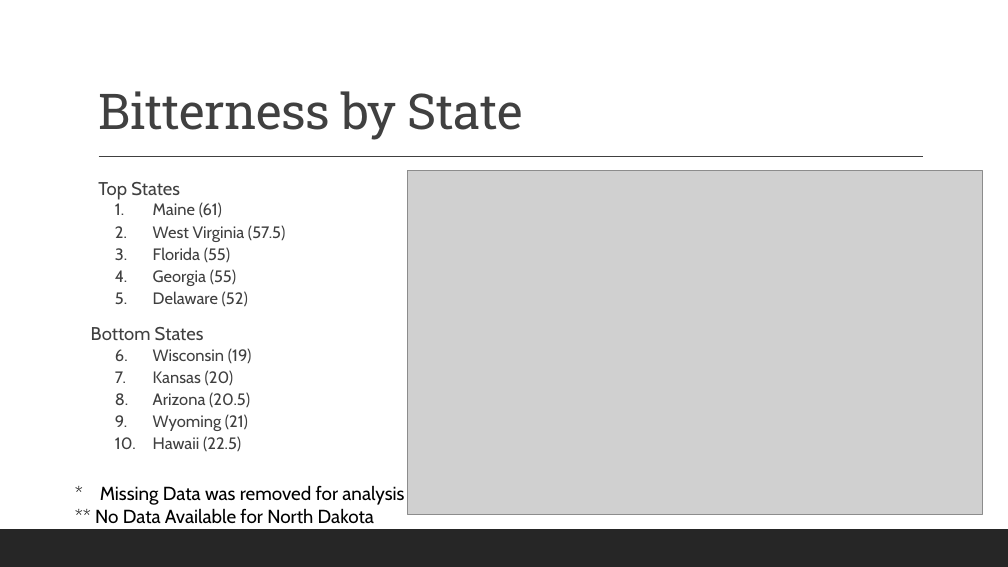
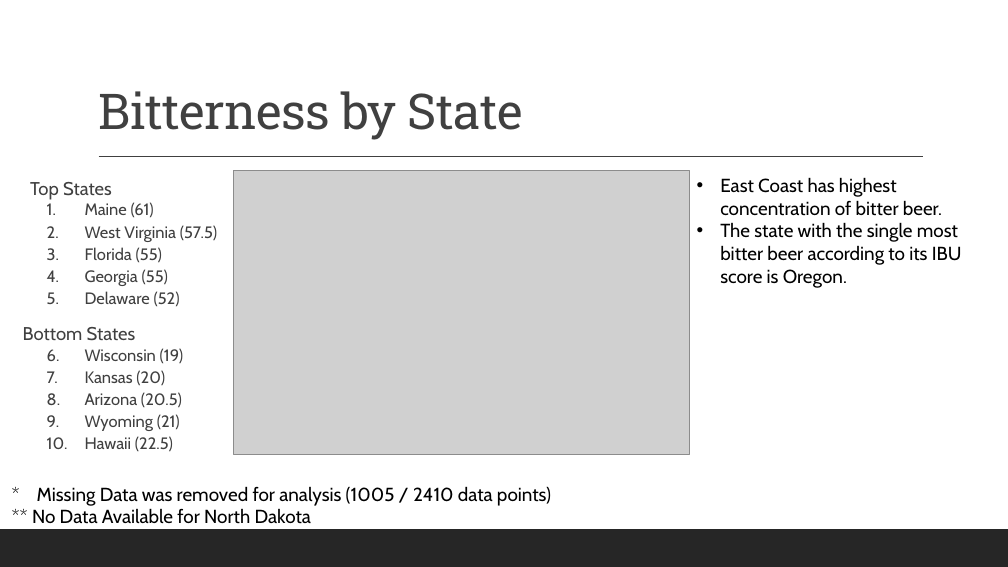
Before and after one commit to RageOfLeviathan/DS6306_CaseStudy01, a slide deck: slide 6 of DS6306_CaseStudy01.pptx. Drawn at 1008x567 pixels with LibreOffice and Linux fonts; fonts in the diff are those of the drawing; grey boxes stand for pictures. Boxes give left, top, right and bottom in pixels: in the first picture for what was removed or moved away, otherwise in the second. Text is boxed around its words. In the diff, an @@ line names an element or a change of style, - is before the commit and + after.

Commit message:
Presentation Insights
Added insights for presentation slides
cleaned up some figures

```diff
--- a/DS6306_CaseStudy01.pptx
+++ b/DS6306_CaseStudy01.pptx
@@ text "Top States": place and size @@
-text "Top States" at [91, 182, 285, 451]
+text "Top States" at [23, 182, 217, 452]
@@ picture added at [233, 170, 689, 454] @@
@@ picture removed at [408, 171, 983, 514] @@
@@ text added at [720, 177, 962, 288], 18 pt, text #000000 @@
+• East Coast has highest concentration of bitter beer.
+• The state with the single most bitter beer according to its IBU score is Oregon.
@@ text "* Missing Data was removed ...": place and size @@
-text "* Missing Data was removed ..." at [95, 485, 404, 524]
+text "* Missing Data was removed ..." at [32, 486, 551, 524]
@@ text at [37, 486, 551, 506]: text changed @@
-* Missing Data was removed for analysis
+* Missing Data was removed for analysis (1005 / 2410 data points)
```
Also in this commit, not shown: 6 other slides changed, 3 other files.
